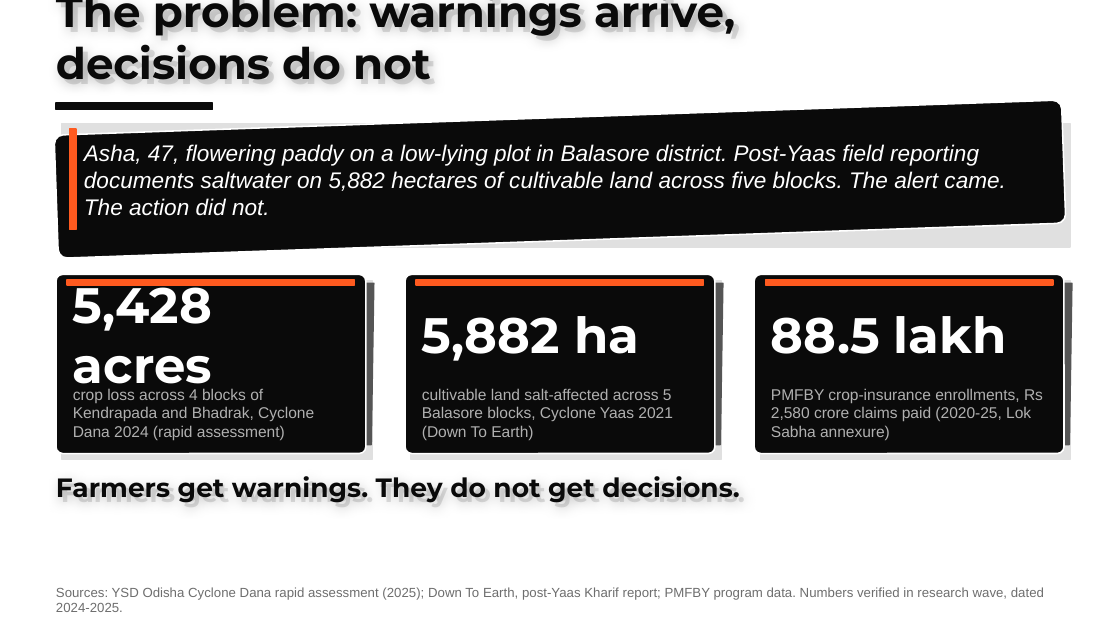
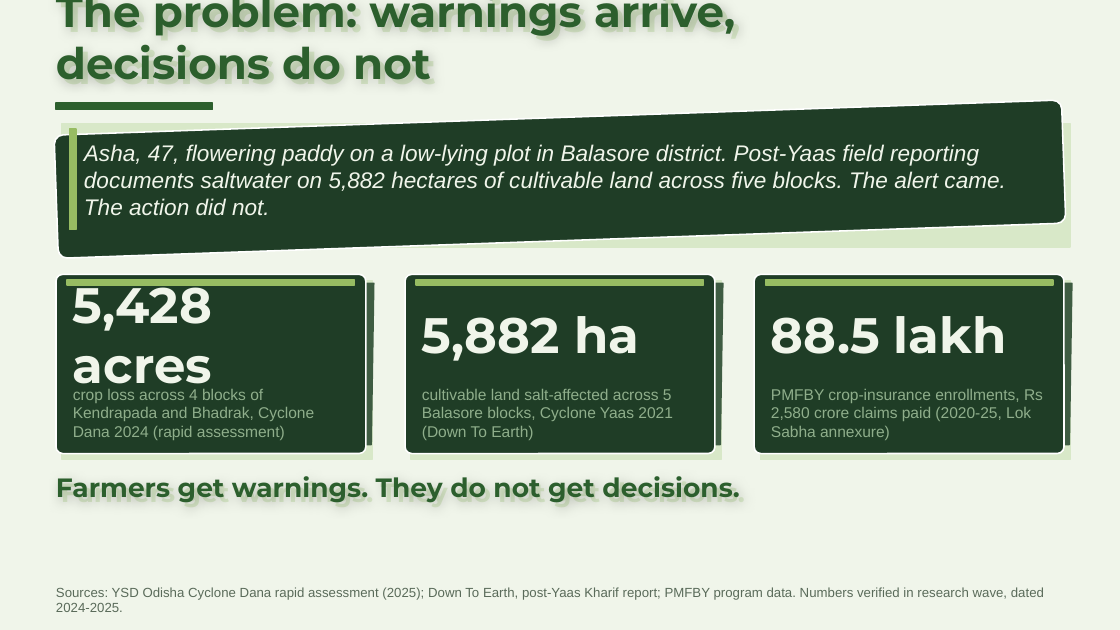
Before and after one commit to harshgounder/craft-n-code, a slide deck: slide 2 of scaffold/deck/KrishiSetu-Round0-20260816.pptx. Drawn at 1120x630 pixels with LibreOffice and Linux fonts; fonts in the diff are those of the drawing. Boxes give left, top, right and bottom in pixels: in the first picture for what was removed or moved away, otherwise in the second. Text is boxed around its words. In the diff, an @@ line names an element or a change of style, - is before the commit and + after.

```diff
--- a/scaffold/deck/KrishiSetu-Round0-20260816.pptx
+++ b/scaffold/deck/KrishiSetu-Round0-20260816.pptx
@@ background #FFFFFF to #F0F5EA @@
@@ text "The problem: warnings arrive, decisions ..." at [56, 0, 740, 81]: text colour #0A0A0A to #2C5F2D @@
@@ text "The problem: warnings arrive, decisions ..." at [61, 0, 735, 81]: text colour #E0E0E0 to #D8E8C8 @@
@@ rectangle at [56, 103, 213, 110]: fill #0A0A0A to #2C5F2D; outline #0A0A0A 1 pt to #2C5F2D 1 pt @@
@@ fill #0A0A0A to #1F3D26 in 4 elements at [54, 100, 1066, 258], [56, 274, 366, 454], [405, 274, 716, 454], [754, 274, 1064, 454] @@
@@ fill #E0E0E0 to #D8E8C8; outline #E0E0E0 1 pt to #D8E8C8 1 pt in 4 elements at [63, 123, 1071, 246], [63, 280, 373, 459], [411, 280, 721, 459], [760, 280, 1071, 459] @@
@@ fill #FF5A1F to #97BC62; outline #FF5A1F 1 pt to #97BC62 1 pt in 4 elements at [69, 129, 76, 230], [67, 280, 355, 284], [417, 280, 704, 284], [765, 280, 1053, 284] @@
@@ fill #555555 to #3E5C42; outline #555555 1 pt to #3E5C42 1 pt in 3 elements at [364, 283, 374, 445], [712, 283, 722, 445], [1062, 283, 1072, 445] @@
@@ text colour #FFFFFF to #F0F5EA in 4 elements at [84, 144, 1005, 216], [73, 279, 212, 395], [422, 316, 639, 361], [771, 316, 1007, 354] @@
@@ text colour #B0B0B0 to #8FAE8B in 3 elements at [73, 389, 314, 440], [422, 389, 673, 440], [771, 389, 1043, 440] @@
@@ text "Farmers get warnings. They do ..." at [56, 476, 745, 503]: text colour #0A0A0A to #2C5F2D @@
@@ text "Farmers get warnings. They do ..." at [61, 476, 739, 503]: text colour #E0E0E0 to #D8E8C8 @@
@@ text "Sources: YSD Odisha Cyclone Dana ..." at [56, 587, 1044, 612]: text colour #6E6E6E to #5A6B5A @@
```
Also in this commit, not shown: 12 other slides changed, 2 other files.
